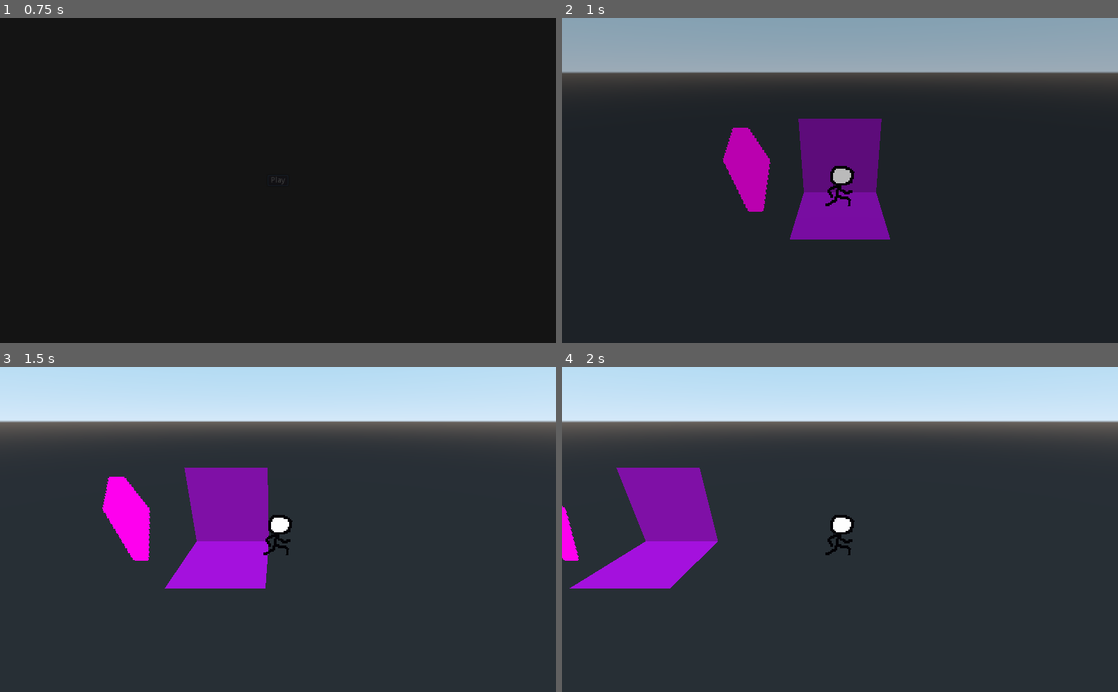
Above: before the commit, frames 1-4 (two rows, left to right).
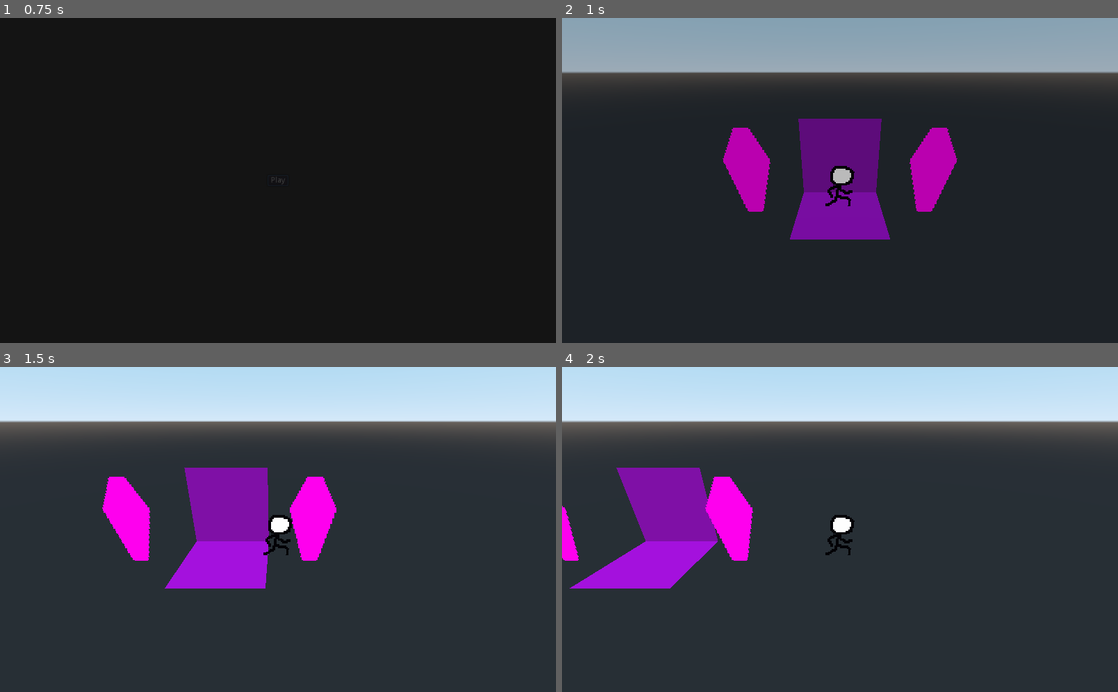
Above: after the commit, the same moments.

Repository: Tusentio/GlobalGameJam2022
Game: Godot game, scene res://Scenes/Menu/Menu.tscn
Same seed, same stepped clock (60 frames per second), same inputs: the game is played once before the commit and once after it.
Inputs:
- Up to frame 1 (0.75 s): click "Play" at 0.5 s
- Up to frame 2 (1 s): no input
- Up to frame 3 (1.5 s): hold D (walk_right) from 1.28 s (still down)
- Up to frame 4 (2 s): keep holding D (walk_right)

Frame 1 is identical in both runs. In frame 2, 1.5% of the frame differs, in the area x 62-72%, y 33-60%; in frame 3, 1.5%; in frame 4, 1.5%, in the area x 25-35%, y 33-60%.

Commit message:
Add Level Exit Scene

Diff:
--- /dev/null
+++ b/Scenes/LevelExit/LevelExit.tscn
@@ -0,0 +1,9 @@
+[gd_scene load_steps=2 format=2]
+
+[ext_resource path="res://Sprites/Coffin.png" type="Texture" id=1]
+
+[node name="LevelExit" type="Spatial"]
+
+[node name="Sprite" type="Sprite3D" parent="."]
+transform = Transform( 1, 0, 0, 0, 1, 0, 0, 0, 1, 0, 0.32, 0 )
+texture = ExtResource( 1 )
--- a/Scenes/Levels/Level1/Level1.tscn
+++ b/Scenes/Levels/Level1/Level1.tscn
@@ -1,8 +1,9 @@
-[gd_scene load_steps=4 format=2]
+[gd_scene load_steps=5 format=2]
 
 [ext_resource path="res://Scenes/LevelBlocks/DefaultLevelBlock/DefaultLevelBlock.tscn" type="PackedScene" id=1]
 [ext_resource path="res://Scenes/Player/Player.tscn" type="PackedScene" id=2]
 [ext_resource path="res://Scenes/LevelEntrance/LevelEntrance.tscn" type="PackedScene" id=3]
+[ext_resource path="res://Scenes/LevelExit/LevelExit.tscn" type="PackedScene" id=4]
 
 [node name="Level1" type="Spatial"]
 
@@ -13,3 +14,6 @@
 
 [node name="LevelEntrance" parent="." instance=ExtResource( 3 )]
 transform = Transform( 1, 0, 0, 0, 1, 0, 0, 0, 1, -0.64, 0, 0.32 )
+
+[node name="LevelExit" parent="." instance=ExtResource( 4 )]
+transform = Transform( 1, 0, 0, 0, 1, 0, 0, 0, 1, 0.64, 0, 0.32 )
